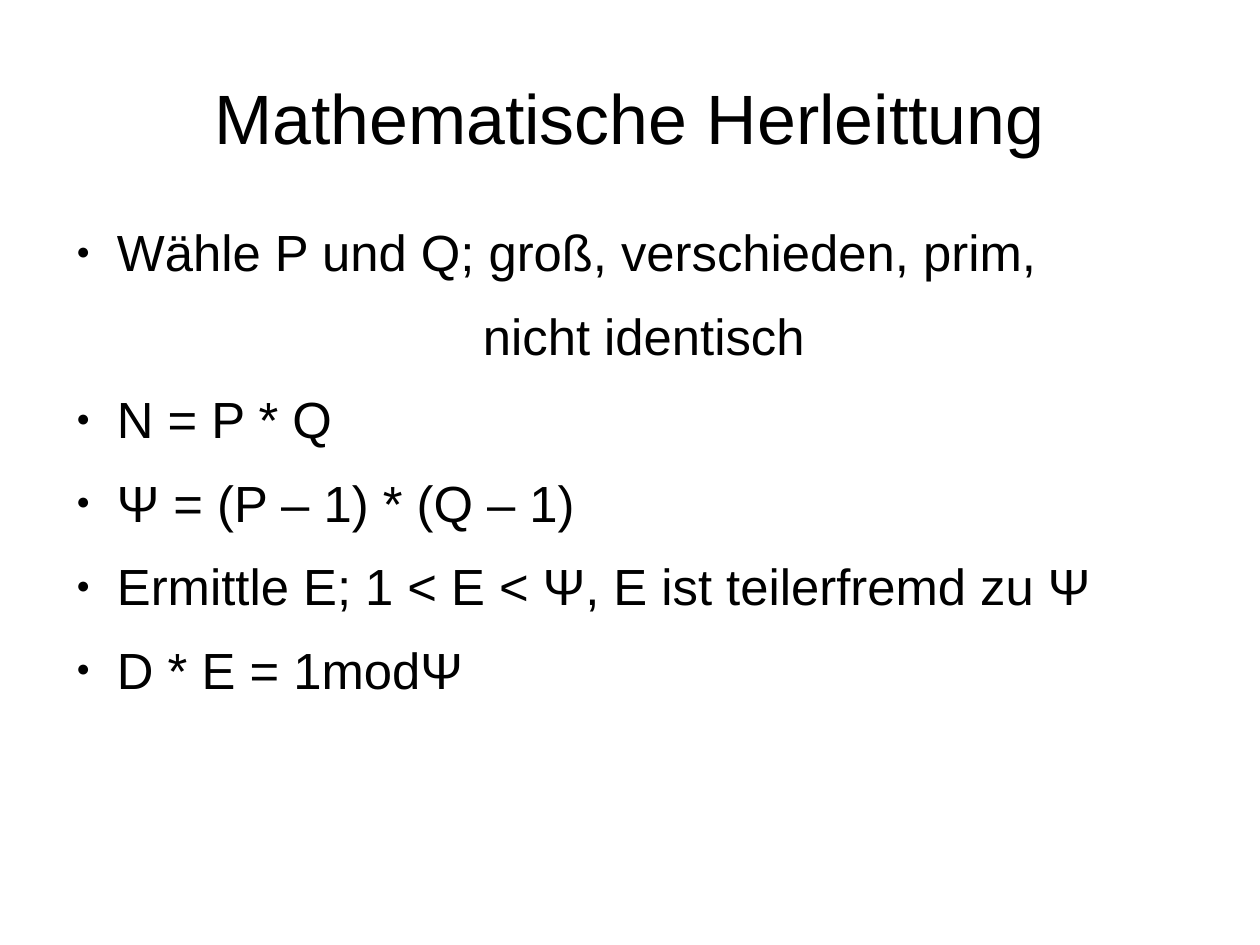
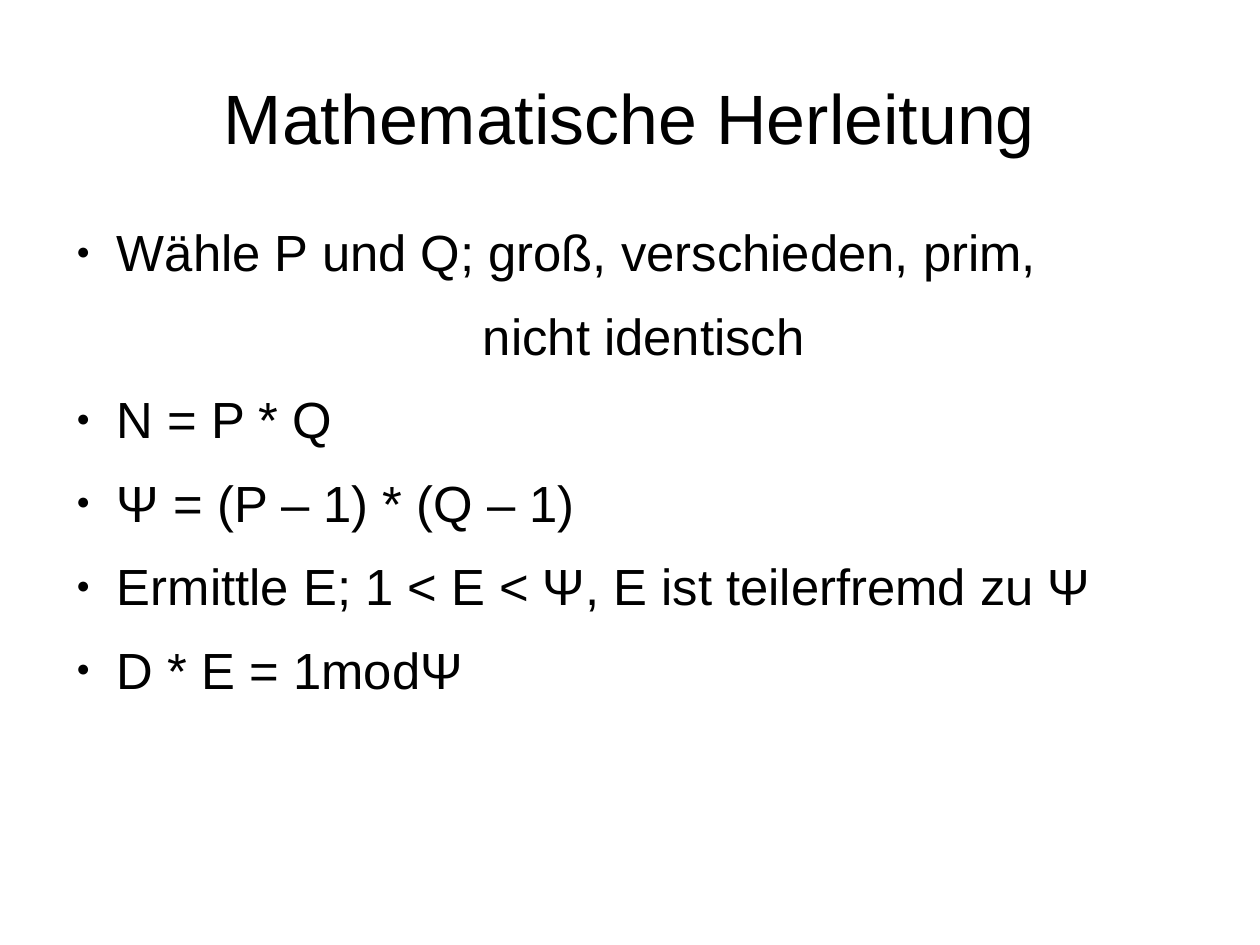
Before and after one commit to stadler-tom/schreibzeug, a slide deck: slide 7 of Presentation/Hauptseminar_RSA.odp. Drawn at 1260x945 pixels with LibreOffice and Linux fonts; fonts in the diff are those of the drawing. Boxes give left, top, right and bottom in pixels: in the first picture for what was removed or moved away, otherwise in the second. Text is boxed around its words. In the diff, an @@ line names an element or a change of style, - is before the commit and + after.

```diff
--- a/Presentation/Hauptseminar_RSA.odp
+++ b/Presentation/Hauptseminar_RSA.odp
@@ title at [224, 93, 1035, 157]: text changed @@
-Mathematische Herleittung
+Mathematische Herleitung
```
Also in this commit, not shown: 1 other slide changed, 12 slides added, 3 slides removed, 1 other file.
